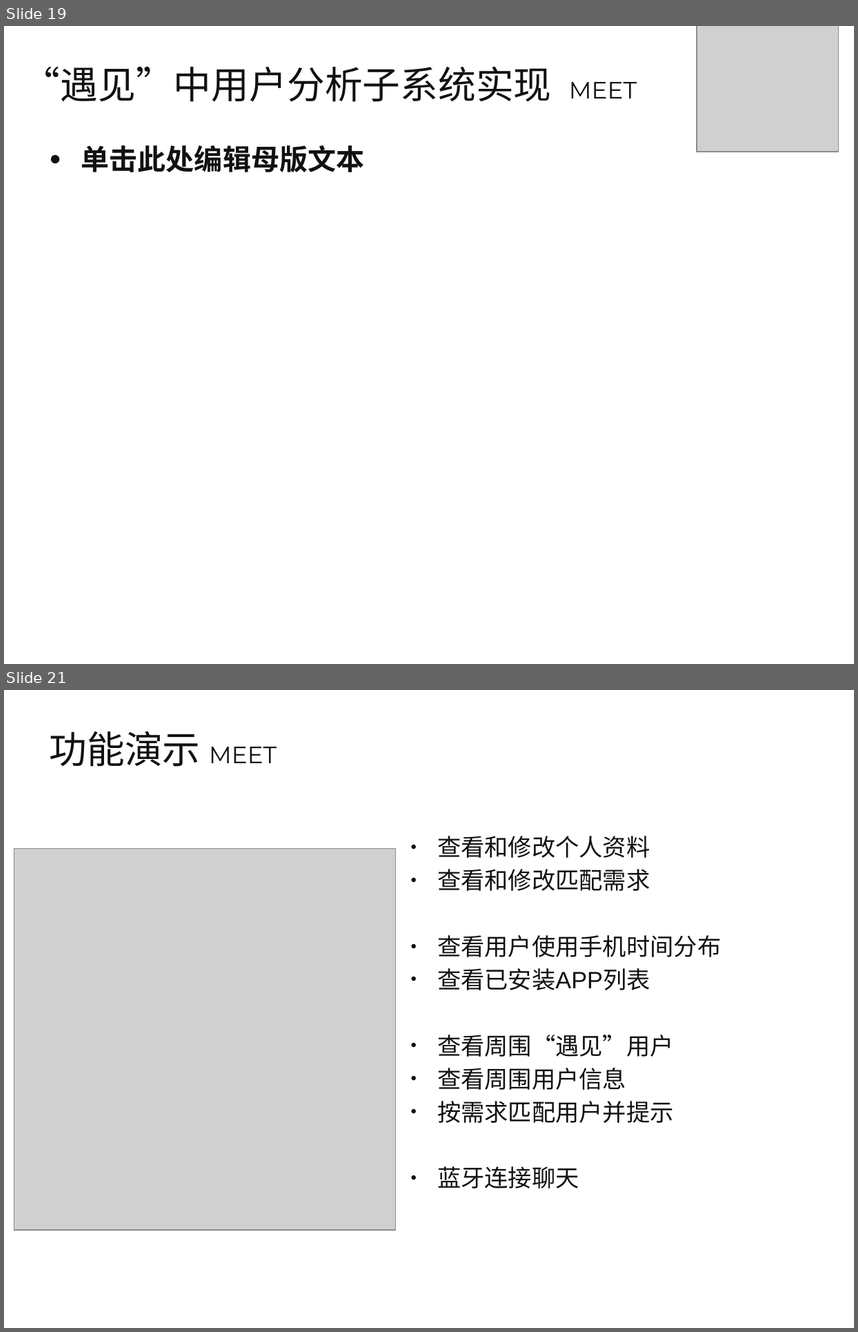
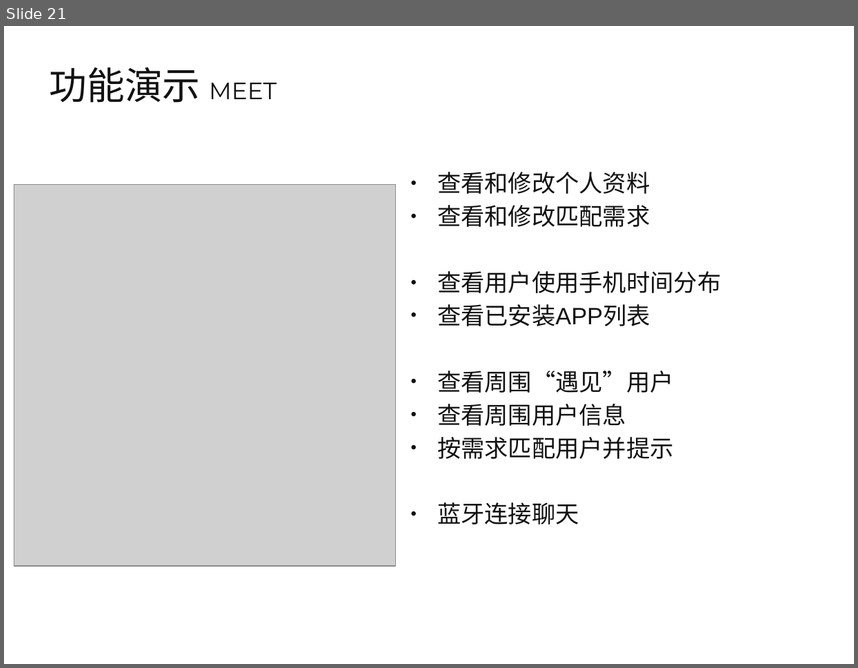
Before and after one commit to qwordy/Meet, a slide deck: doc/高级软件工程中期答辩-第六组.pptx. Shown one above the other, each under a label of ours: slides 19 and 21 before the commit, slide 21 after it; the slides between them are not shown. The pictures are 858x1332 and 858x668 pixels, drawn with LibreOffice and Linux fonts; fonts in the diff are those of the drawing; grey boxes stand for pictures; background and template pictures are left out. Boxes give left, top, right and bottom in pixels: in the first picture for what was removed or moved away, otherwise in the second. Text is boxed around its words. In the diff, an @@ line names an element or a change of style, - is before the commit and + after.

Commit message:
ppt

```diff
--- a/doc/高级软件工程中期答辩-第六组.pptx
+++ b/doc/高级软件工程中期答辩-第六组.pptx
@@ slide 19 removed at (4, 26, 854, 664), background picture (left out) @@
@@ picture removed at (697, 26, 839, 152) @@
@@ title removed at (23, 66, 637, 102) @@
-“遇见”中用户分析子系统实现 MEET
@@ text removed at (81, 145, 365, 172) @@
-● 单击此处编辑母版文本
```
Also in this commit, not shown: 3 slides added, 12 other slides removed.
